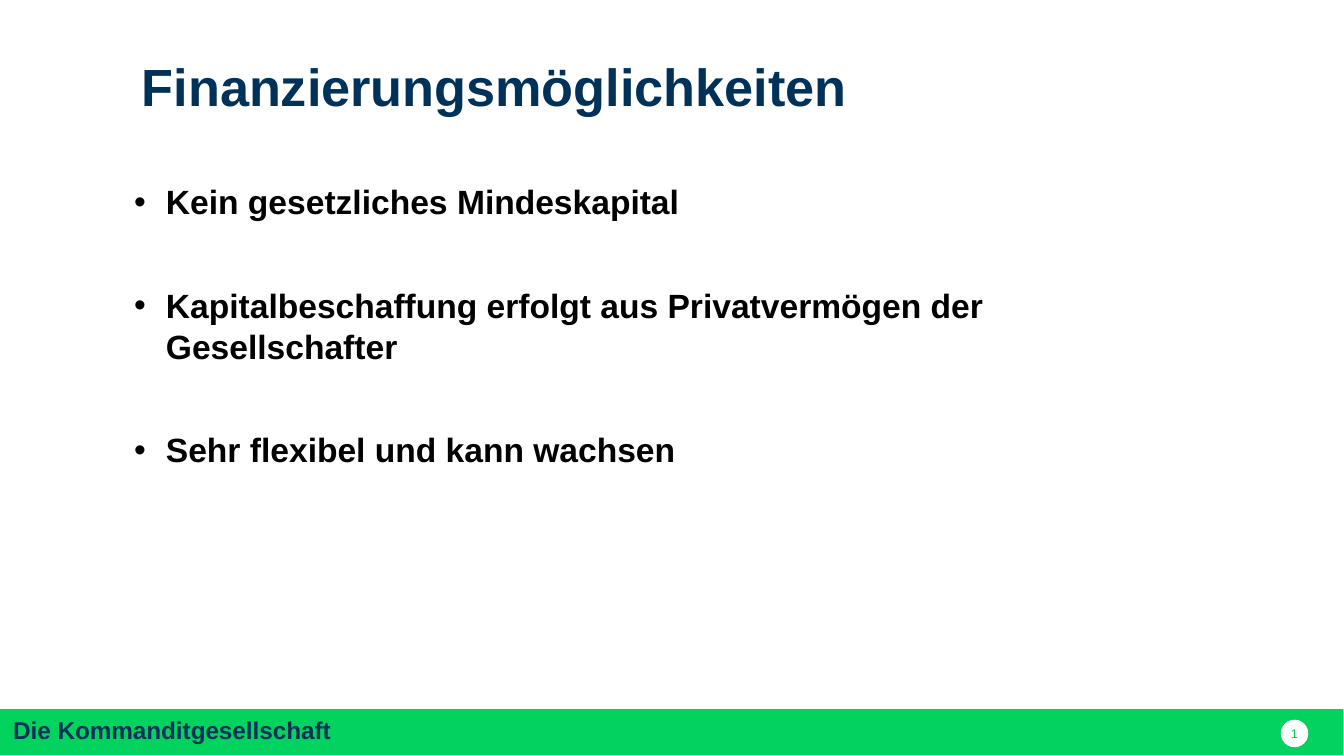
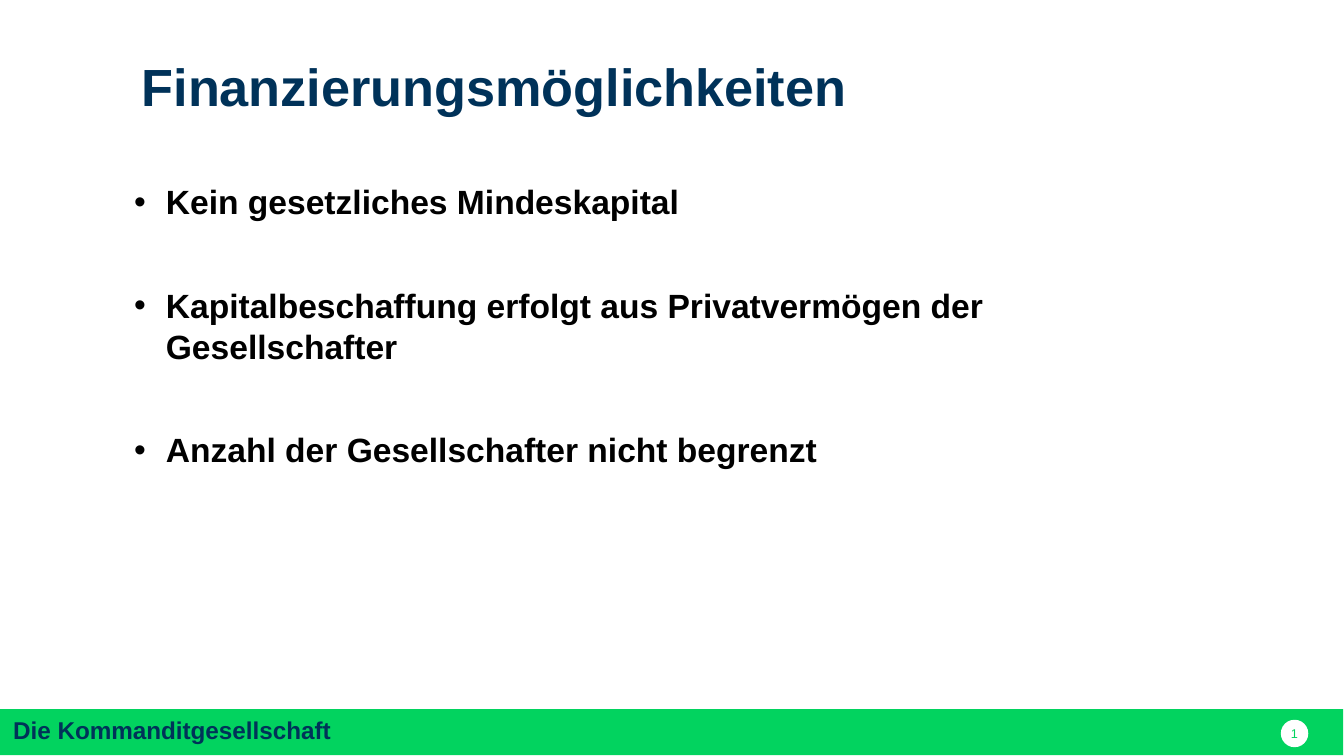
Before and after one commit to nodeg/exercises, a slide deck: slide 1 of Referat_BWP_KG_jorik.pptx. Drawn at 1344x756 pixels with LibreOffice and Linux fonts; fonts in the diff are those of the drawing. Boxes give left, top, right and bottom in pixels: in the first picture for what was removed or moved away, otherwise in the second. Text is boxed around its words. In the diff, an @@ line names an element or a change of style, - is before the commit and + after.

Commit message:
Updated personal

```diff
--- a/Referat_BWP_KG_jorik.pptx
+++ b/Referat_BWP_KG_jorik.pptx
@@ text at [166, 437, 817, 468]: text changed @@
-• Sehr flexibel und kann wachsen
+• Anzahl der Gesellschafter nicht begrenzt
```
